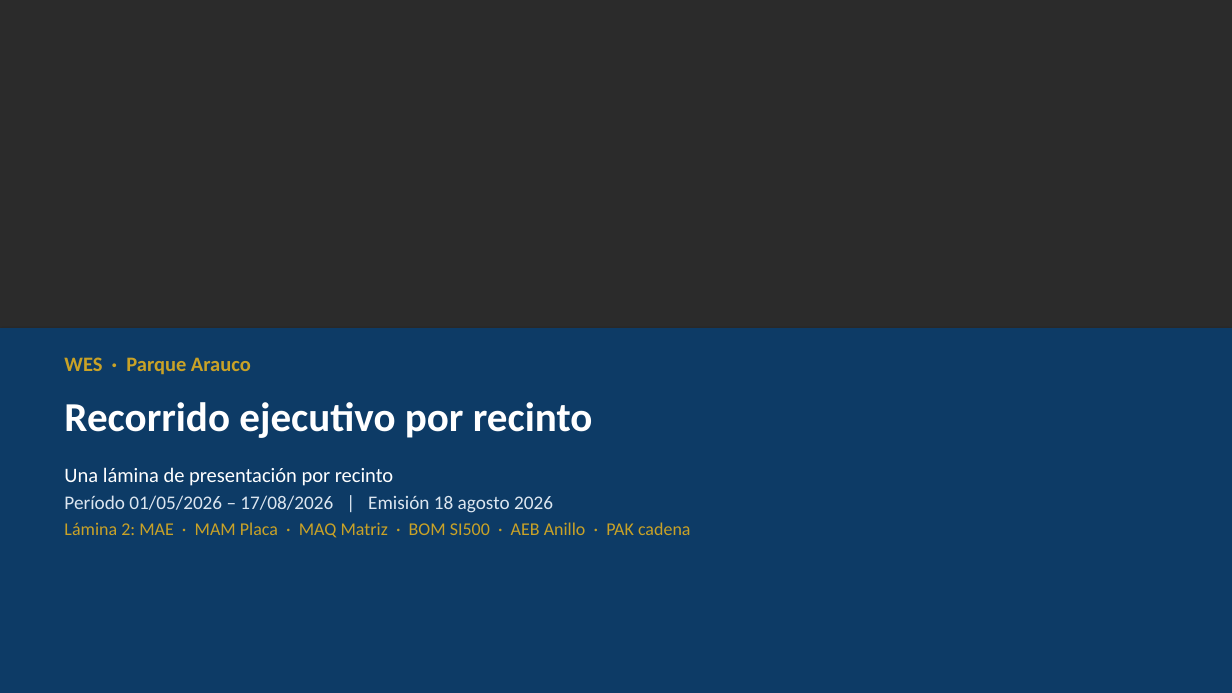
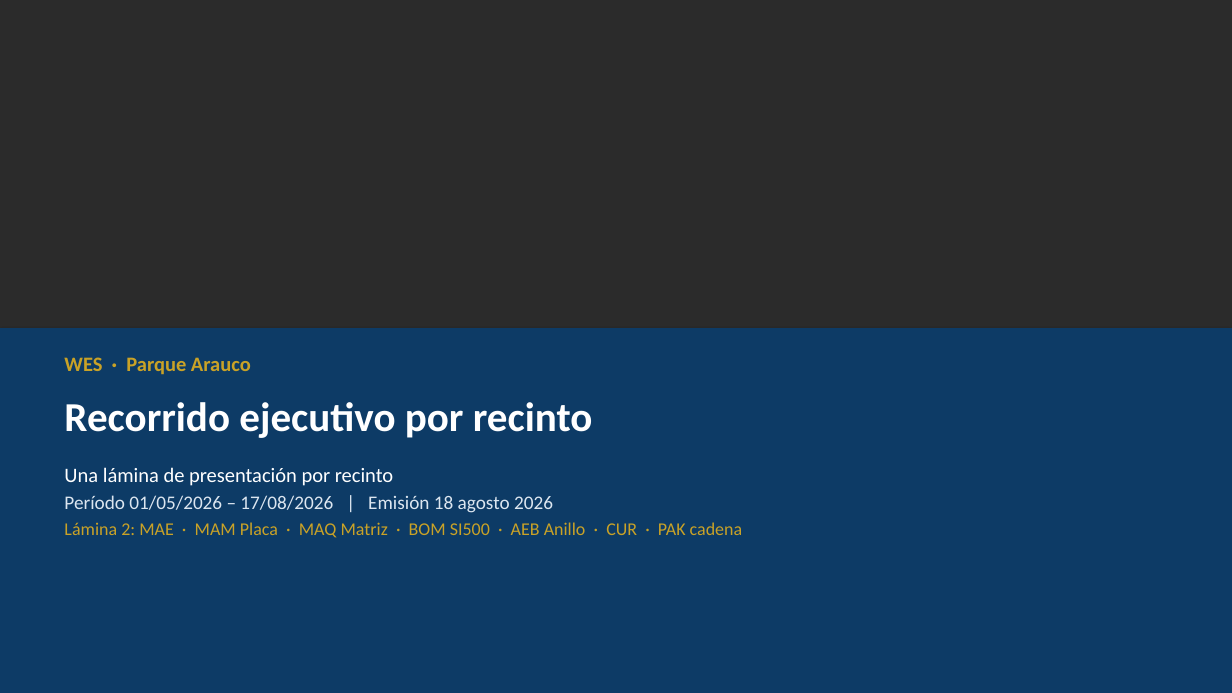
Before and after one commit to anibaloperacionesWes/wes-scripts, a slide deck: slide 1 of reports/Parque_Arauco/TMP_7MALLS/entrega_diego_anibal/Recorrido_ejecutivo_PA_MAE_20260817.pptx. Drawn at 1232x693 pixels with LibreOffice and Linux fonts; fonts in the diff are those of the drawing; background and template pictures are left out; a plain dark background stands for a picture behind light text. Boxes give left, top, right and bottom in pixels: in the first picture for what was removed or moved away, otherwise in the second. Text is boxed around its words. In the diff, an @@ line names an element or a change of style, - is before the commit and + after.

```diff
--- a/reports/Parque_Arauco/TMP_7MALLS/entrega_diego_anibal/Recorrido_ejecutivo_PA_MAE_20260817.pptx
+++ b/reports/Parque_Arauco/TMP_7MALLS/entrega_diego_anibal/Recorrido_ejecutivo_PA_MAE_20260817.pptx
@@ text at (64, 522, 743, 538): text changed @@
-Lámina 2: MAE · MAM Placa · MAQ Matriz · BOM SI500 · AEB Anillo · PAK cadena
+Lámina 2: MAE · MAM Placa · MAQ Matriz · BOM SI500 · AEB Anillo · CUR · PAK cadena
```
Also in this commit, not shown: 3 other slides changed, 1 slide added, 3 other files.
